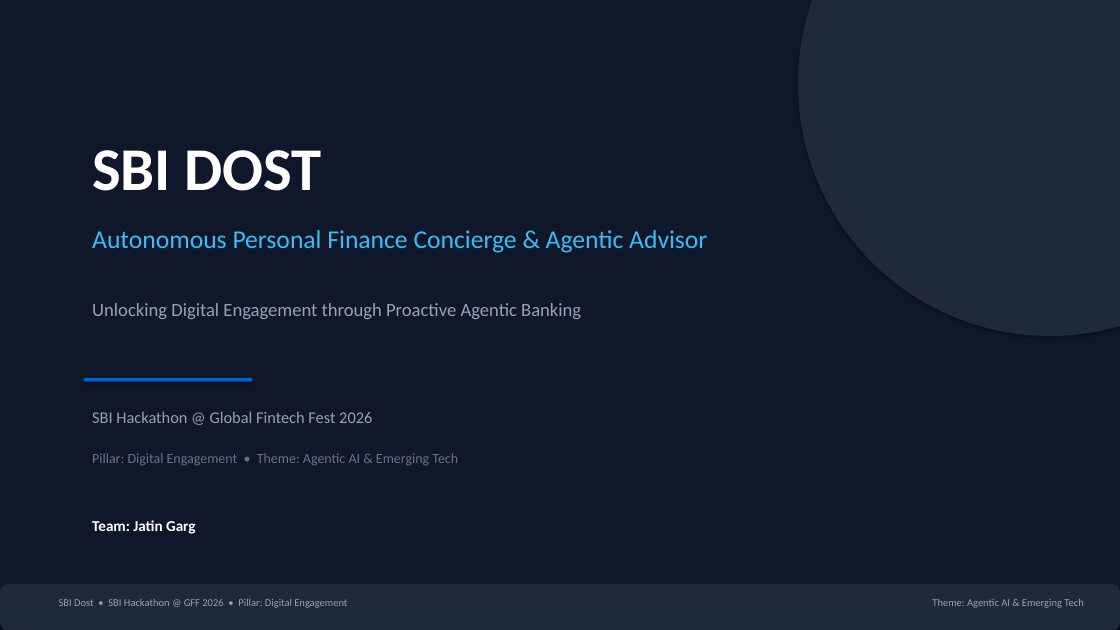
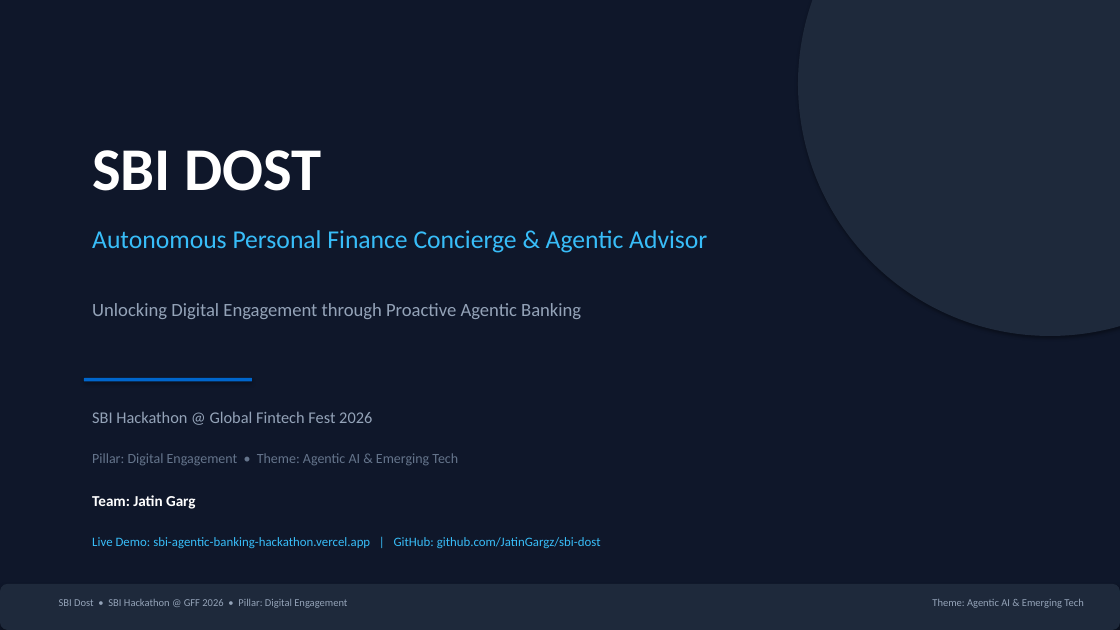
Before and after one commit to JatinGargz/sbi-dost, a slide deck: slide 1 of SBI_Dost_Idea_Deck.pptx. Drawn at 1120x630 pixels with LibreOffice and Linux fonts; fonts in the diff are those of the drawing. Boxes give left, top, right and bottom in pixels: in the first picture for what was removed or moved away, otherwise in the second. Text is boxed around its words. In the diff, an @@ line names an element or a change of style, - is before the commit and + after.

Commit message:
Add live demo and GitHub links to PPT deck and README

```diff
--- a/SBI_Dost_Idea_Deck.pptx
+++ b/SBI_Dost_Idea_Deck.pptx
@@ text "Team: Jatin Garg": place and size @@
-text "Team: Jatin Garg" at box(92, 520, 196, 534)
+text "Team: Jatin Garg" at box(92, 495, 196, 509)
@@ text added at box(92, 537, 601, 548), 11 pt, text #38BDF8 @@
+Live Demo: sbi-agentic-banking-hackathon.vercel.app | GitHub: github.com/JatinGargz/sbi-dost
```
Also in this commit, not shown: 1 other slide changed, 2 other files.
